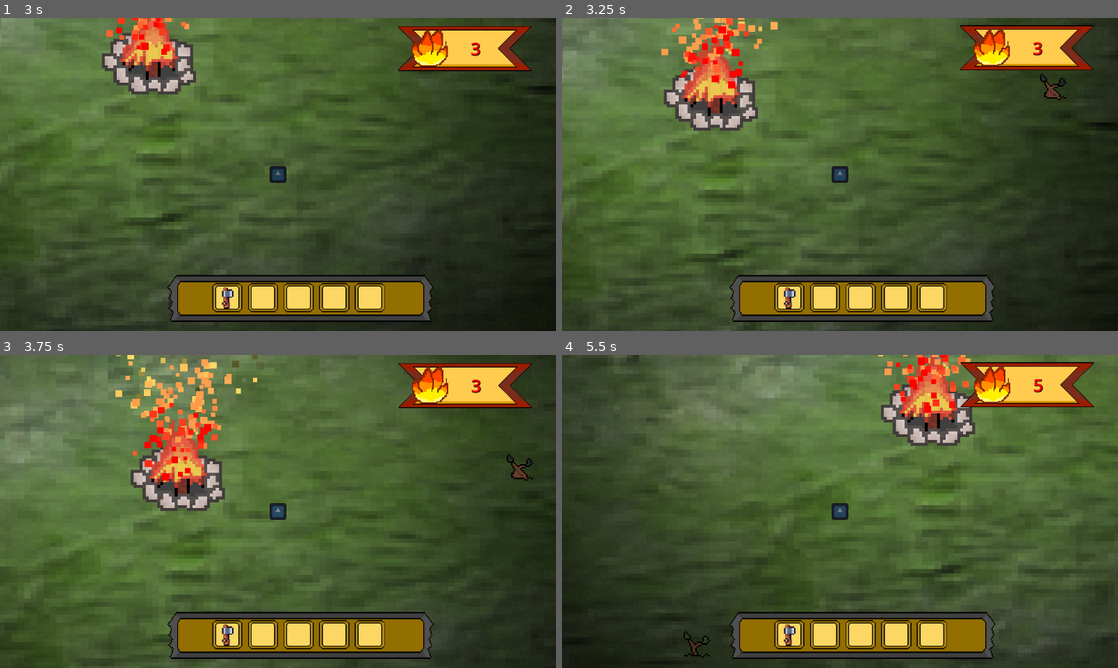
Above: before the commit, frames 1-4 (two rows, left to right).
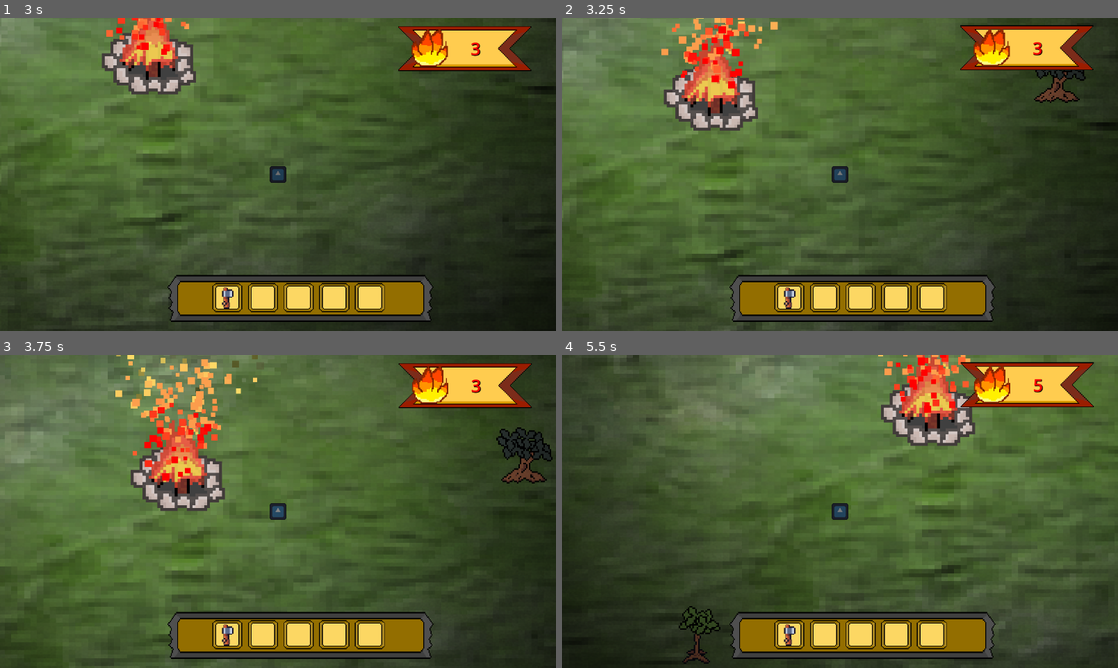
Above: after the commit, the same moments.

Repository: DaqCode/GameDevJS2025
Game: Godot game, scene res://scenes/mainPlayArea/main_scene.tscn
The game is run twice, just before and just after one commit, with the same random seed, the same clock (stepped at 60 frames per second) and the same inputs. The engine's default icon, where the game draws it, is replaced by a stand-in: a white triangle on a blue panel in a dark square.
Inputs:
- Up to frame 1 (3 s): hold D (right) 0.53-1.28 s; hold E (interact) 0.53-1.28 s; hold S (down) 1.28-2.03 s; tap E (interact) at 1.35, 2.85 s; hold D (right) 2.03-2.78 s; hold E (interact) 2.03-2.78 s; hold W (up) from 2.78 s (still down)
- Up to frame 2 (3.25 s): keep holding W (up)
- Up to frame 3 (3.75 s): release W (up) at 3.53 s; hold A (left) from 3.53 s (still down); hold E (interact) from 3.53 s (still down)
- Up to frame 4 (5.5 s): release E (interact) at 4.28 s; tap E (interact) at 4.35 s; release A (left) at 5.03 s; hold S (down) from 5.03 s (still down); hold E (interact) from 5.03 s (still down)

Frame 1 is identical in both runs. In frame 2, 0.4% of the frame differs, in the area x 84-95%, y 16-28%; in frame 3, 0.7%, in the area x 89-100%, y 23-42%; in frame 4, 0.4%.

Commit message:
Added chopping timer

Diff:
--- a/gamedevjs2025/scenes/assets/trees/tree_types.gd
+++ b/gamedevjs2025/scenes/assets/trees/tree_types.gd
@@ -3,6 +3,9 @@
 @onready var tree_texture := $TreeTexture
 @onready var tree_area_collision : Area2D = $TreeSpacingArea
 @onready var regrow_time: Timer = %RegrowTime
+@onready var interact_button: TextureRect = $InteractButton
+@onready var health_bar: TextureProgressBar = $HealthBar
+
 
 
 signal ready_to_chop
@@ -23,6 +26,7 @@
 var tree_already_chopped := false
 
 var current_stage := 1
+var tree_health := 3
 
 var tree_data = {
 
@@ -67,7 +71,7 @@
 }
 
 func _ready() -> void:
-	regrow_time.wait_time = randf_range(5.0, 15.0)
+	regrow_time.wait_time = randf_range(1.0, 5.0)
 	regrow_time.start()
 	rng.randomize()
 	var roll = rng.randf()
@@ -78,6 +82,8 @@
 		tree_type = TreeTypes.TREE_2
 	else:
 		tree_type = TreeTypes.TREE_3
+
+	_update_health_bar()
 
 	# Set the modulated crops.
 	tree_texture.texture = tree_data[tree_type]["tree_sprite"]
@@ -96,6 +102,11 @@
 
 func chop_tree() -> void:
 	if tree_already_chopped or not can_be_chopped:
+		return
+
+	if tree_health > 1:
+		tree_health -= 1
+		_update_health_bar()
 		return
 
 	var data = tree_data[tree_type]
@@ -127,18 +138,29 @@
 	print("Dropped Seeds: %d, Planks: %d" % [seed_value, plank_value])
 
 	emit_signal("begin_waiting_until_chop")
+	interact_button.visible = false
+	health_bar.visible = false
+	can_be_chopped = false
+	tree_already_chopped = true
 	tree_texture.region_rect = tree_sprite_offset["chopped"]
+
+
+func _update_health_bar() -> void:
+	health_bar.value = tree_health
 
 
 func _on_tree_interaction_body_entered(body: Node2D) -> void:
 	if body.is_in_group("player"):
-		print("Ready to chop")
+		if not tree_already_chopped and can_be_chopped:
+			interact_button.visible = true
+			health_bar.visible = true
 		emit_signal("ready_to_chop", self)
 
 
 func _on_tree_interaction_body_exited(body: Node2D) -> void:
 	if body.is_in_group("player"):
-		print ("Bron exited...")
+		interact_button.visible = false
+		health_bar.visible = false
 
 func tree_chopped() -> void:
 	queue_free()
--- a/gamedevjs2025/scenes/assets/trees/tree_types.tscn
+++ b/gamedevjs2025/scenes/assets/trees/tree_types.tscn
@@ -1,7 +1,10 @@
-[gd_scene load_steps=6 format=3 uid="uid://8g4c38tka1yf"]
+[gd_scene load_steps=9 format=3 uid="uid://8g4c38tka1yf"]
 
 [ext_resource type="Script" uid="uid://bchl8r4rhawwu" path="res://scenes/assets/trees/tree_types.gd" id="1_6j25m"]
 [ext_resource type="Texture2D" uid="uid://brfrjygal55eo" path="res://art/tree/stage-1-tree.png" id="2_6j25m"]
+[ext_resource type="Texture2D" uid="uid://ppeybl4am48u" path="res://art/ui/interact-button-e.png" id="3_k8p6u"]
+[ext_resource type="Texture2D" uid="uid://dgni23wj4cf4r" path="res://art/ui/progress-bar-back.png" id="4_3hn1c"]
+[ext_resource type="Texture2D" uid="uid://dhwapxe8ehgd" path="res://art/ui/progress-bar-fill-red.png" id="5_5kvdk"]
 
 [sub_resource type="CapsuleShape2D" id="CapsuleShape2D_7coxb"]
 radius = 15.0
@@ -47,6 +50,28 @@
 unique_name_in_owner = true
 wait_time = 3.0
 
+[node name="InteractButton" type="TextureRect" parent="."]
+visible = false
+custom_minimum_size = Vector2(16, 16)
+offset_left = -6.0
+offset_top = -9.0
+offset_right = 10.0
+offset_bottom = 7.0
+texture = ExtResource("3_k8p6u")
+expand_mode = 1
+stretch_mode = 5
+
+[node name="HealthBar" type="TextureProgressBar" parent="."]
+visible = false
+offset_left = -11.0
+offset_top = 32.0
+offset_right = 53.0
+offset_bottom = 48.0
+scale = Vector2(0.4, 0.4)
+max_value = 3.0
+texture_under = ExtResource("4_3hn1c")
+texture_progress = ExtResource("5_5kvdk")
+
 [connection signal="area_entered" from="TreeInteraction" to="." method="_on_tree_interaction_area_entered"]
 [connection signal="body_entered" from="TreeInteraction" to="." method="_on_tree_interaction_body_entered"]
 [connection signal="body_exited" from="TreeInteraction" to="." method="_on_tree_interaction_body_exited"]
--- a/gamedevjs2025/scenes/characters/bron/bron.gd
+++ b/gamedevjs2025/scenes/characters/bron/bron.gd
@@ -4,8 +4,8 @@
 var default_speed := 200
 
 @onready var axe_damage_area: Area2D = %AxeDamageArea
-@onready var chopping_tree_timer := $AxeChopping
 @onready var collision_shape_2d: CollisionShape2D = $AxeDamageArea/CollisionShape2D
+@onready var animation_player: AnimationPlayer = $AnimationPlayer
 
 var near_tree: Node = null
 var chopping := false
@@ -13,7 +13,10 @@
 
 func _input(input: InputEvent) -> void:
 	if input.is_action_pressed("interact"):
-		chop_tree()
+		if not animation_player.is_playing():
+			print("playing.....")
+			chop_tree()
+
 	if input.is_action_released("interact"):
 		stop_chopping_tree()
 
@@ -35,10 +38,6 @@
 	if Input.is_action_pressed("up"):
 		input_direction.y -= 1
 
-	if Input.is_action_just_pressed("interact") and near_tree != null:
-		chopping = true
-		near_tree.chop_tree()
-		chopping_tree_timer.start()
 
 	input_direction = input_direction.normalized()
 	velocity = input_direction * speed
@@ -46,11 +45,11 @@
 
 
 func chop_tree() -> void:
-	collision_shape_2d.disabled = false
+	animation_player.play("chop")
 
 
 func stop_chopping_tree() -> void:
-	collision_shape_2d.disabled = true
+	animation_player.play("idle")
 
 
 # This is called when leaving tree area
@@ -59,12 +58,8 @@
 	queue_free()
 
 
-func _on_axe_chopping_timeout() -> void:
-	chopping = false
-
 func tree_chopped() -> void:
 	print("He started cutting, now i will wait for the timer to expire and then hit the queu free.")
-	await chopping_tree_timer.timeout
 	if near_tree:
 		near_tree.tree_chopped()
 		near_tree = null
--- a/gamedevjs2025/scenes/characters/bron/bron.tscn
+++ b/gamedevjs2025/scenes/characters/bron/bron.tscn
@@ -25,6 +25,72 @@
 [sub_resource type="CapsuleShape2D" id="CapsuleShape2D_ld6eo"]
 height = 85.7143
 
+[sub_resource type="Animation" id="Animation_ld6eo"]
+resource_name = "chop"
+tracks/0/type = "value"
+tracks/0/imported = false
+tracks/0/enabled = true
+tracks/0/path = NodePath("AxeDamageArea/CollisionShape2D:disabled")
+tracks/0/interp = 1
+tracks/0/loop_wrap = true
+tracks/0/keys = {
+"times": PackedFloat32Array(0, 0.705216),
+"transitions": PackedFloat32Array(1, 1),
+"update": 1,
+"values": [false, true]
+}
+tracks/1/type = "method"
+tracks/1/imported = false
+tracks/1/enabled = true
+tracks/1/path = NodePath(".")
+tracks/1/interp = 1
+tracks/1/loop_wrap = true
+tracks/1/keys = {
+"times": PackedFloat32Array(1),
+"transitions": PackedFloat32Array(1),
+"values": [{
+"args": [],
+"method": &"chop_tree"
+}]
+}
+
+[sub_resource type="Animation" id="Animation_evcjp"]
+length = 0.001
+tracks/0/type = "value"
+tracks/0/imported = false
+tracks/0/enabled = true
+tracks/0/path = NodePath("AxeDamageArea/CollisionShape2D:disabled")
+tracks/0/interp = 1
+tracks/0/loop_wrap = true
+tracks/0/keys = {
+"times": PackedFloat32Array(0),
+"transitions": PackedFloat32Array(1),
+"update": 1,
+"values": [true]
+}
+
+[sub_resource type="Animation" id="Animation_5l0un"]
+resource_name = "idle"
+tracks/0/type = "value"
+tracks/0/imported = false
+tracks/0/enabled = true
+tracks/0/path = NodePath("AxeDamageArea/CollisionShape2D:disabled")
+tracks/0/interp = 1
+tracks/0/loop_wrap = true
+tracks/0/keys = {
+"times": PackedFloat32Array(0),
+"transitions": PackedFloat32Array(1),
+"update": 1,
+"values": [true]
+}
+
+[sub_resource type="AnimationLibrary" id="AnimationLibrary_5l0un"]
+_data = {
+&"RESET": SubResource("Animation_evcjp"),
+&"chop": SubResource("Animation_ld6eo"),
+&"idle": SubResource("Animation_5l0un")
+}
+
 [node name="Bron" type="CharacterBody2D"]
 modulate = Color(0.0214346, 0.0214346, 0.0214346, 1)
 texture_filter = 1
@@ -50,7 +116,7 @@
 position_smoothing_speed = 10.0
 
 [node name="AxeChopping" type="Timer" parent="."]
-wait_time = 5.0
+one_shot = true
 
 [node name="AxeDamageArea" type="Area2D" parent="." groups=["axe"]]
 unique_name_in_owner = true
@@ -60,6 +126,10 @@
 shape = SubResource("CapsuleShape2D_ld6eo")
 disabled = true
 
+[node name="AnimationPlayer" type="AnimationPlayer" parent="."]
+libraries = {
+&"": SubResource("AnimationLibrary_5l0un")
+}
+
 [connection signal="area_entered" from="BronArea" to="." method="_on_bron_area_area_entered"]
 [connection signal="area_exited" from="BronArea" to="." method="_on_bron_area_area_exited"]
-[connection signal="timeout" from="AxeChopping" to="." method="_on_axe_chopping_timeout"]
Binary file added: gamedevjs2025/art/ui/interact-button-e.png
Not shown, added: gamedevjs2025/art/ui/interact-button-e.png.import
Binary file added: gamedevjs2025/art/ui/progress-bar-back.png
Not shown, added: gamedevjs2025/art/ui/progress-bar-back.png.import
Binary file added: gamedevjs2025/art/ui/progress-bar-fill-red.png
Not shown, added: gamedevjs2025/art/ui/progress-bar-fill-red.png.import
Not shown: 1 places in gamedevjs2025/scenes/characters/bron/bron.tscn that only renumber resources
